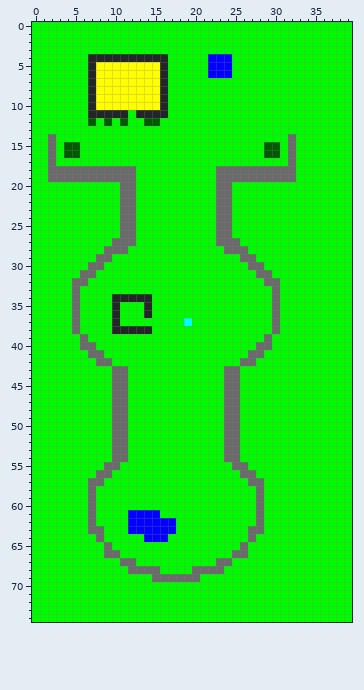
A sprite sheet gets an edit: res/levels/spawn.png. This is how it looked before the edit.
The file is 40x75 pixels.
And afterwards:
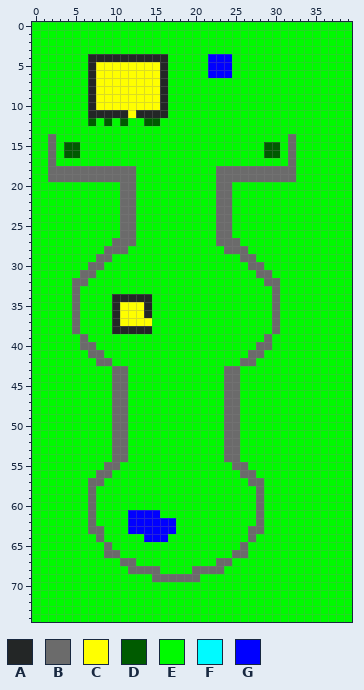
Palette (. is transparent): A #232626  B #6b6b6b  C #ffff00  D #005b00  E #00fa00  F #00faff  G #0000ff
Commit: Hedge and Wall Tile collision
Change:
{"y":11,"x":12,"old":"E","new":"C"}
{"y":35,"x":11,"old":"EEE","new":"CCC"}
{"y":36,"x":11,"old":"EEE","new":"CCC"}
{"y":37,"x":11,"old":"EEEE","new":"CCCC"}
{"y":37,"x":19,"old":"F","new":"E"}
